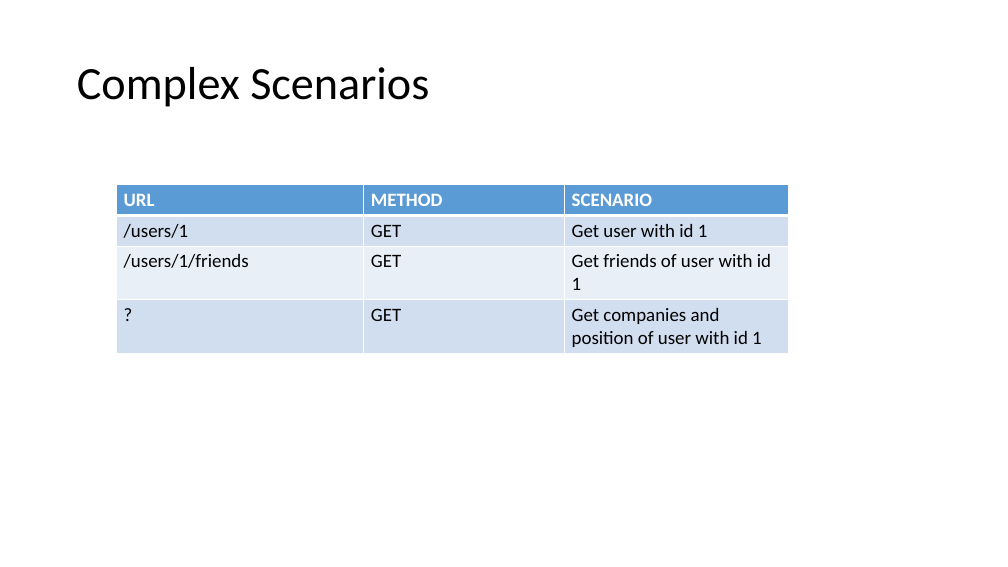
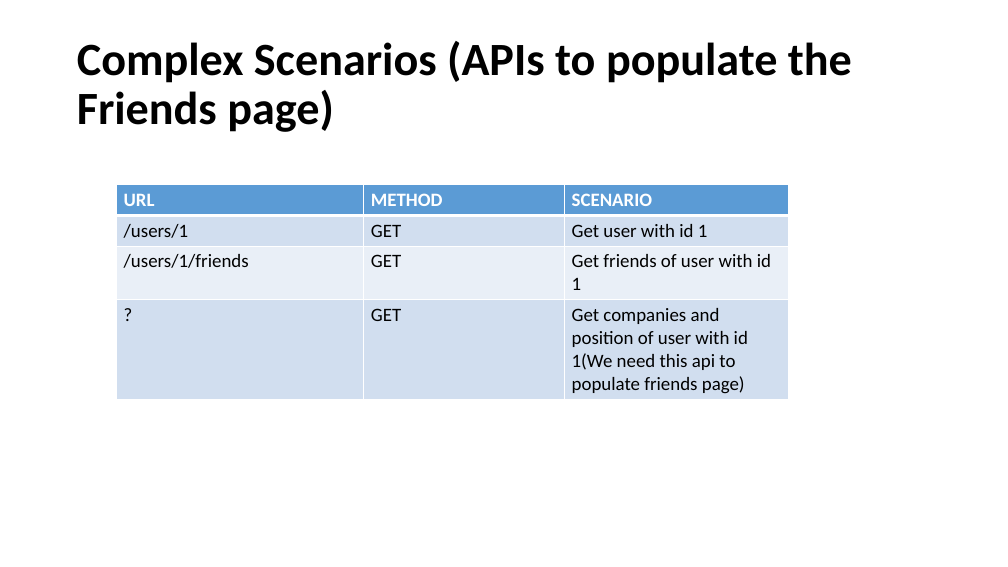
Before and after one commit to arunprabug/graphql-demo, a slide deck: slide 8 of GraphQL-Introduction.pptx. Drawn at 1008x567 pixels with LibreOffice and Linux fonts; fonts in the diff are those of the drawing. Boxes give left, top, right and bottom in pixels: in the first picture for what was removed or moved away, otherwise in the second. Text is boxed around its words. In the diff, an @@ line names an element or a change of style, - is before the commit and + after.

```diff
--- a/GraphQL-Introduction.pptx
+++ b/GraphQL-Introduction.pptx
@@ title at [77,41,852,132]: text changed; bold on @@
-Complex Scenarios
+Complex Scenarios (APIs to populate the Friends page)
@@ table at [116,185,789,398] @@
-row 4, column 3: Get companies and position of user with id 1
+row 4, column 3: Get companies and position of user with id 1(We need this api to populate friends page)
```
Also in this commit, not shown: 20 other slides changed, 23 slides added, 1 slide removed.
